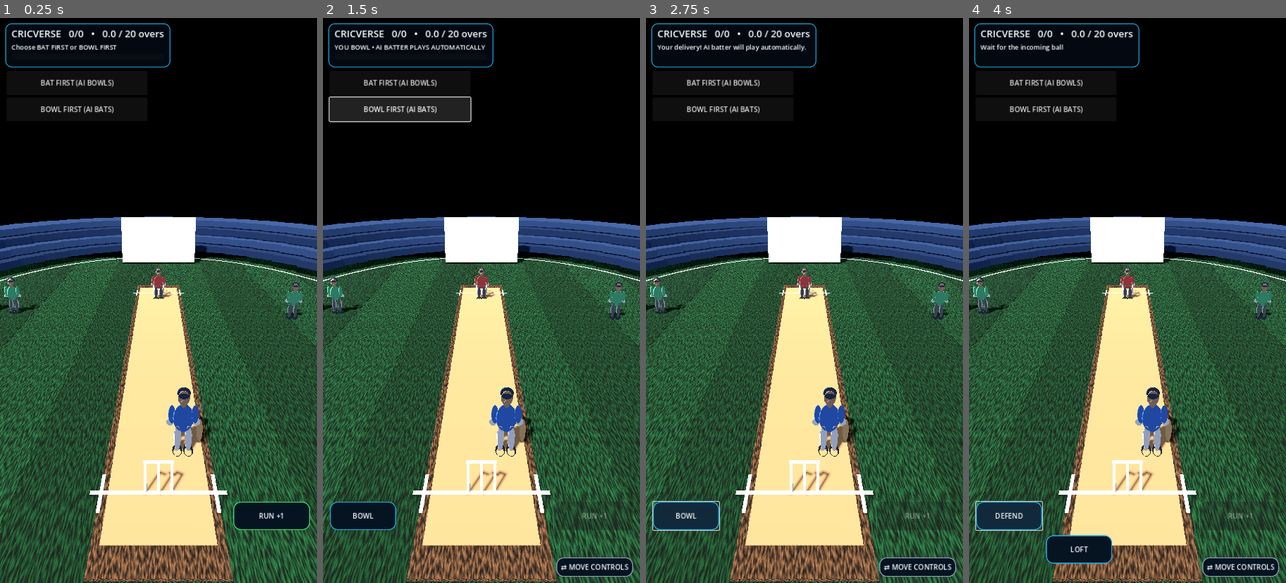
Above: before the commit, frames 1-4 (left to right).
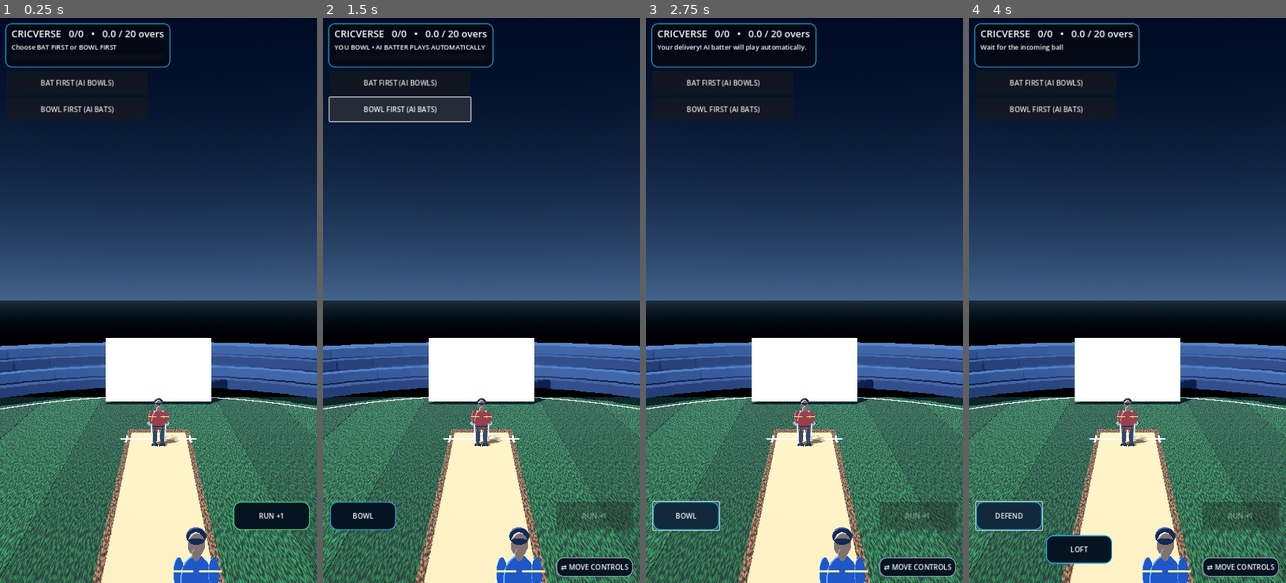
Above: after the commit, the same moments.

Repository: rakibbristy/boundary-cricket
Game: Godot game, scene res://main.tscn
Two runs of this game, one before a commit and one after it. Both use one fixed random seed, a clock stepped at 60 frames per second and the inputs below.
Inputs:
- Up to frame 1 (0.25 s): no input
- Up to frame 2 (1.5 s): click "BAT FIRST (AI BOWLS)" at 0.5 s; click "BOWL FIRST (AI BATS)" at 1.25 s
- Up to frame 3 (2.75 s): click "BOWL" at 2 s
- Up to frame 4 (4 s): click "BAT FIRST (AI BOWLS)" at 2.75 s; click "DEFEND" at 3.5 s

The runs differ from the first frame. In frame 1, 85% of the frame differs, in the area x 0-100%, y 0-100%; in frame 2, 84%; in frame 3, 84%; in frame 4, 83%.

Commit message:
Upgrade CRICVERSE to cinematic broadcast lighting and detailed player gear

Diff:
--- a/cricverse/main.gd
+++ b/cricverse/main.gd
@@ -56,10 +56,24 @@
 	var env := WorldEnvironment.new()
 	var environment := Environment.new()
 	environment.background_mode = Environment.BG_SKY
-	environment.sky = Sky.new()
+	var sky := Sky.new()
+	var sky_material := ProceduralSkyMaterial.new()
+	sky_material.sky_top_color = Color(0.018, 0.045, 0.105)
+	sky_material.sky_horizon_color = Color(0.22, 0.31, 0.43)
+	sky_material.ground_bottom_color = Color(0.018, 0.028, 0.035)
+	sky_material.ground_horizon_color = Color(0.12, 0.17, 0.21)
+	sky_material.sun_angle_max = 18.0
+	sky.sky_material = sky_material
+	environment.sky = sky
 	environment.ambient_light_source = Environment.AMBIENT_SOURCE_COLOR
-	environment.ambient_light_color = Color(0.72, 0.78, 0.9)
-	environment.ambient_light_energy = 0.7
+	environment.ambient_light_color = Color(0.62, 0.72, 0.88)
+	environment.ambient_light_energy = 0.82
+	environment.tonemap_mode = Environment.TONE_MAPPER_FILMIC
+	environment.glow_enabled = true
+	environment.glow_intensity = 0.28
+	environment.fog_enabled = true
+	environment.fog_light_color = Color(0.15, 0.21, 0.29)
+	environment.fog_density = 0.006
 	env.environment = environment
 	add_child(env)
 
@@ -104,8 +118,11 @@
 	make_batter()
 	make_bowler()
 	camera = Camera3D.new()
-	camera.position = Vector3(0, 8.2, 16.5)
-	camera.rotation_degrees = Vector3(-19, 0, 0)
+	camera.position = Vector3(0.0, 6.8, 18.2)
+	camera.fov = 54.0
+	camera.near = 0.08
+	camera.far = 180.0
+	camera.look_at(Vector3(0.0, 1.0, -1.0), Vector3.UP)
 	camera.current = true
 	add_child(camera)
 
@@ -267,12 +284,42 @@
 			animation_player.play(clips[0])
 	return true
 
+
+func _add_batter_details(parent: Node3D) -> void:
+	# Helmet grille, shirt piping, belt and boot details on the original player mesh.
+	var grille := Color(0.78, 0.84, 0.91)
+	for x in [-0.105, -0.035, 0.035, 0.105]:
+		_capsule(parent, Vector3(x, 1.94, -0.205), 0.012, 0.30, grille)
+	for y in [1.84, 1.92, 2.00, 2.08]:
+		_capsule(parent, Vector3(0, y, -0.21), 0.012, 0.28, grille, Vector3(0, 0, 90))
+	_capsule(parent, Vector3(0, 0.98, 0.0), 0.035, 0.58, Color(0.92, 0.72, 0.22), Vector3(0, 0, 90))
+	for side in [-1.0, 1.0]:
+		_capsule(parent, Vector3(side * 0.285, 1.42, -0.005), 0.018, 0.46, Color(0.92, 0.76, 0.28), Vector3(0, 0, side * 90.0))
+		_capsule(parent, Vector3(side * 0.17, 0.12, 0.02), 0.035, 0.32, Color(0.035, 0.045, 0.06), Vector3(90, 0, 0))
+
+func _add_bowler_details(parent: Node3D) -> void:
+	var trim := Color(0.98, 0.72, 0.18)
+	_capsule(parent, Vector3(0, 1.62, -0.19), 0.025, 0.48, trim, Vector3(0, 0, 90))
+	_capsule(parent, Vector3(0, 0.98, 0.0), 0.035, 0.56, Color(0.08, 0.08, 0.1), Vector3(0, 0, 90))
+	for side in [-1.0, 1.0]:
+		_capsule(parent, Vector3(side * 0.29, 1.4, -0.02), 0.018, 0.42, trim, Vector3(0, 0, side * 90.0))
+		_sphere(parent, Vector3(side * 0.13, 0.12, 0.0), 0.065, Color(0.025, 0.03, 0.04))
+
+func _add_fielder_details(parent: Node3D, shirt: Color) -> void:
+	var trim := Color(0.96, 0.82, 0.35)
+	_capsule(parent, Vector3(0, 1.47, -0.16), 0.018, 0.32, trim, Vector3(0, 0, 90))
+	_capsule(parent, Vector3(0, 0.91, 0.0), 0.03, 0.42, Color(0.07, 0.08, 0.1), Vector3(0, 0, 90))
+	for side in [-1.0, 1.0]:
+		_capsule(parent, Vector3(side * 0.28, 1.25, -0.01), 0.014, 0.34, trim, Vector3(0, 0, side * 90.0))
+		_sphere(parent, Vector3(side * 0.13, 0.12, 0.0), 0.055, Color(0.025, 0.03, 0.04))
+
 func make_batter() -> void:
 	batter = Node3D.new()
 	batter.name = "Batter_3D"
 	batter.position = Vector3(0.75, 0, 7.2)
 	add_child(batter)
 	if _load_rigged_character("res://assets/players/batter.gltf", batter):
+		_add_batter_details(batter)
 		return
 	var skin := Color(0.62, 0.38, 0.25)
 	var shirt := Color(0.08, 0.22, 0.72)
@@ -305,6 +352,7 @@
 	bowler.position = Vector3(0, 0, -7.5)
 	add_child(bowler)
 	if _load_rigged_character("res://assets/players/bowler.gltf", bowler):
+		_add_bowler_details(bowler)
 		_add_fielder(Vector3(-9, 0, -5), Color(0.9, 0.58, 0.08))
 		_add_fielder(Vector3(8, 0, -4), Color(0.9, 0.58, 0.08))
 		_add_fielder(Vector3(-10, 0, 7), Color(0.9, 0.58, 0.08))
@@ -331,6 +379,7 @@
 	fielder_nodes.append(fielder)
 	fielder_home_positions.append(pos)
 	if _load_rigged_character("res://assets/players/fielder.gltf", fielder):
+		_add_fielder_details(fielder, shirt)
 		return
 	_capsule(fielder, Vector3(0, 1.0, 0), 0.2, 0.68, shirt)
 	_sphere(fielder, Vector3(0, 1.52, 0), 0.16, Color(0.55, 0.34, 0.23))
